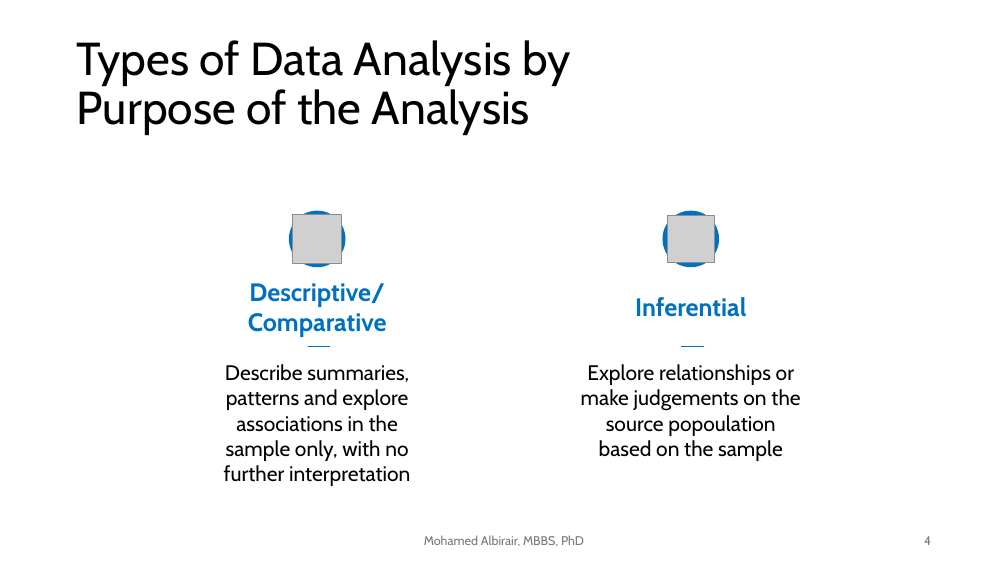
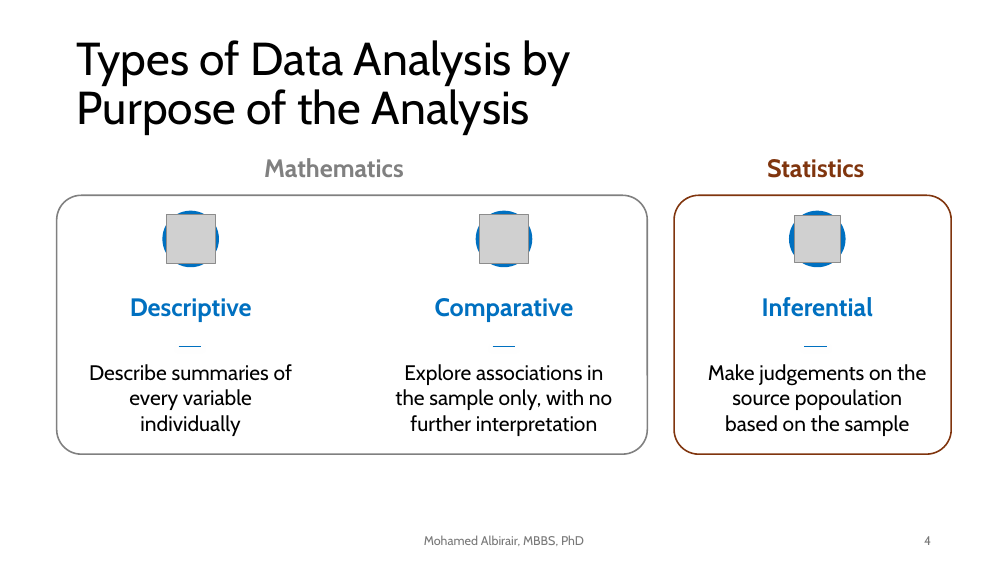
Before and after one commit to Mohamed-Albirair/ppts, a slide deck: slide 4 of Data Analysis II - MERSI 2025.pptx. Drawn at 1008x567 pixels with LibreOffice and Linux fonts; fonts in the diff are those of the drawing; grey boxes stand for pictures. Boxes give left, top, right and bottom in pixels: in the first picture for what was removed or moved away, otherwise in the second. Text is boxed around its words. In the diff, an @@ line names an element or a change of style, - is before the commit and + after.

Commit message:
update slides

```diff
--- a/Data Analysis II - MERSI 2025.pptx
+++ b/Data Analysis II - MERSI 2025.pptx
@@ text added at bbox=[264, 158, 404, 177], 24 pt, text #808080, bold @@
+Mathematics
@@ text added at bbox=[767, 159, 864, 178], 24 pt, text #80350E, bold @@
+Statistics
@@ rounded rectangle added at bbox=[57, 195, 647, 454], outline #808080 1.5 pt @@
@@ rounded rectangle added at bbox=[675, 195, 952, 454], outline #80350E 1.5 pt @@
@@ ellipse: place and size @@
-ellipse at bbox=[289, 211, 346, 268]
+ellipse at bbox=[163, 211, 219, 268]
@@ picture added at bbox=[166, 215, 215, 263] @@
@@ picture removed at bbox=[293, 215, 341, 263] @@
@@ ellipse added at bbox=[476, 211, 532, 268], fill #0070C0 @@
@@ picture added at bbox=[479, 215, 528, 263] @@
@@ 1 picture, 1 text, 1 line, 1 ellipse: place and size @@
-1 picture, 1 text, 1 line, 1 ellipse at bbox=[635, 211, 746, 347]
+1 picture, 1 text, 1 line, 1 ellipse at bbox=[762, 211, 873, 347]
@@ text at bbox=[130, 298, 252, 322]: text changed @@
-Descriptive/ Comparative
+Descriptive
@@ text added at bbox=[435, 298, 574, 322], 24 pt, text #0070C0, bold @@
+Comparative
@@ line moved from (308, 347) - (330, 347) to (178, 347) - (201, 347) @@
@@ line added from (493, 347) to (516, 347), #0070C0 0.75 pt @@
@@ text added at bbox=[89, 364, 292, 436], 20 pt, text #000000 @@
+Describe summaries of every variable individually
@@ text at bbox=[395, 364, 612, 436]: text changed @@
-Describe summaries, patterns and explore associations in the sample only, with no further interpretation
+Explore associations in the sample only, with no further interpretation
@@ text at bbox=[708, 364, 926, 436]: text changed @@
-Explore relationships or make judgements on the source popoulation based on the sample
+Make judgements on the source popoulation based on the sample
```
Also in this commit, not shown: 2 slides added, 1 slide removed.
